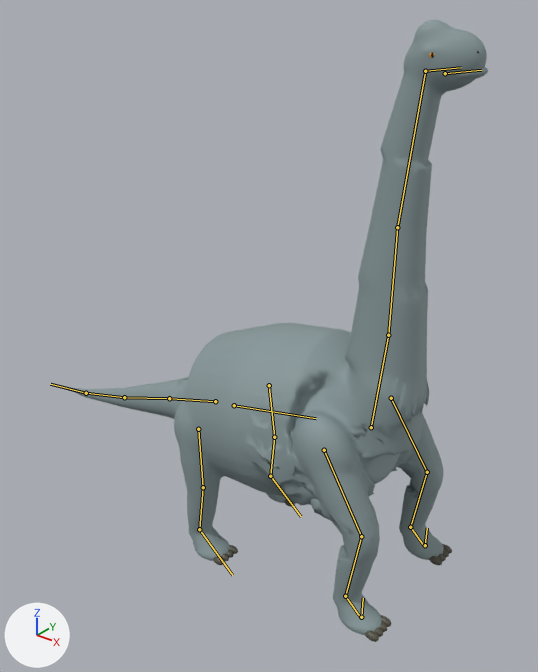
One commit to the FBX model Assets/Export/Launch06/Brachi_Heavy.fbx: the scene before it, then after it.
One viewpoint serves both versions: a 50 mm lens placed at (8.11, -11.5, 12.98), pointed at (-1.53, 0.55, 5.51). The lights are fixed; the arrows at lower left show +X, +Y and +Z. The older version comes first. Both versions are drawn at frame 14 of the action 'Scene'; the numbers are the values there. The bones that change, and the others that lie on the model, are drawn over the model as lines.

Objects in the first picture: 'SK_Brachi'.
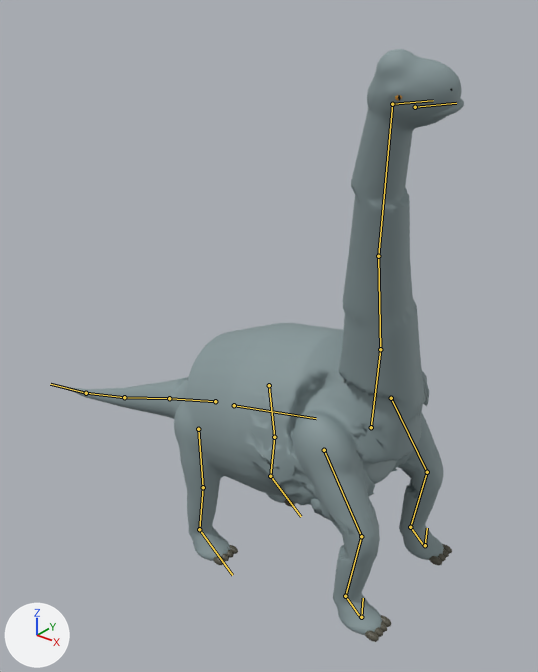
The edits, one by one:
Bone 'neck' (bone_neck) turns from (1, 13, 10) to (14, 18, 6) degrees about its own x, y and z.
Bone 'neck_2' (bone_neck_2) turns from (0, 5, 5) to (4, 6, 4) degrees about its own x, y and z.

Where the change shows, as pixel boxes [x1, y1, x2, y2] in the pictures (538 x 672 px):
'SK_Brachi', posed: before [61, 20, 488, 642]; after [61, 49, 464, 642]
bone 'neck', root to tip: before (371, 427) to (388, 335); after (371, 427) to (380, 349)
bone 'neck_2', root to tip: before (388, 335) to (397, 227); after (380, 349) to (378, 256)
